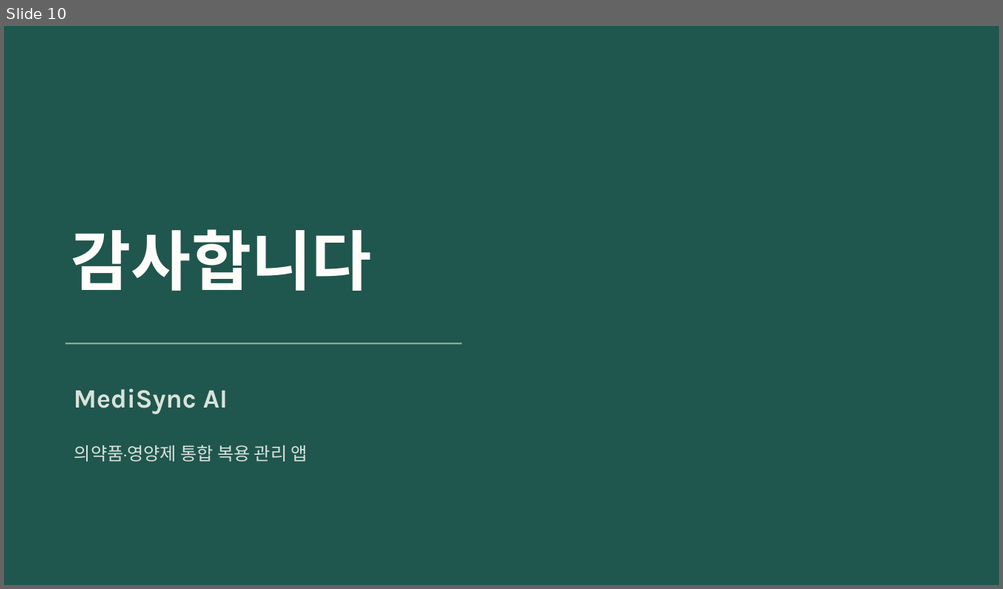
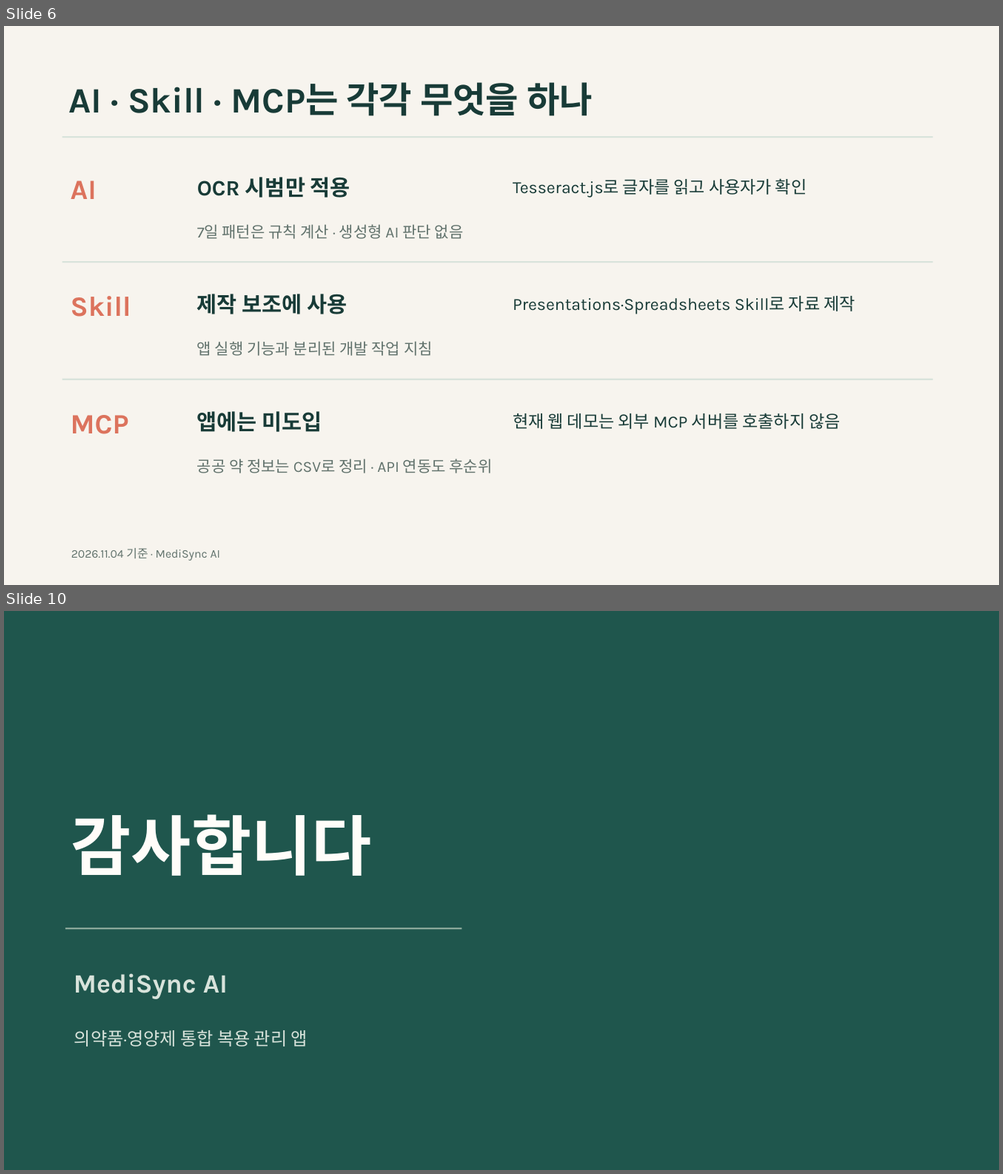
Before and after one commit to chanwoo03/TOC, a slide deck: docs/downloads/MediSync-AI.pptx. Shown one above the other, each under a label of ours: slide 10 before the commit, slides 6 and 10 after it; the slides between them are not shown. The pictures are 1003x589 and 1003x1174 pixels, drawn with LibreOffice and Linux fonts; fonts in the diff are those of the drawing. Boxes give left, top, right and bottom in pixels: in the first picture for what was removed or moved away, otherwise in the second. Text is boxed around its words. In the diff, an @@ line names an element or a change of style, - is before the commit and + after.

Commit message:
Update MediSync weekly presentation

```diff
--- a/docs/downloads/MediSync-AI.pptx
+++ b/docs/downloads/MediSync-AI.pptx
@@ slide 6 added at (x1=4, y1=26, x2=999, y2=585), background #F7F4EE @@
@@ text added at (x1=69, y1=82, x2=592, y2=116), 34.5 pt, text #183B37, bold @@
+AI · Skill · MCP는 각각 무엇을 하나
@@ rectangle added at (x1=62, y1=136, x2=933, y2=138), fill #D8E3DB @@
@@ text added at (x1=71, y1=181, x2=96, y2=199), 27 pt, text #DC735D, bold @@
+AI
@@ text added at (x1=197, y1=177, x2=350, y2=198), 21 pt, text #183B37, bold @@
+OCR 시범만 적용
@@ text added at (x1=512, y1=178, x2=806, y2=197), 16.5 pt, text #183B37 @@
+Tesseract.js로 글자를 읽고 사용자가 확인
@@ text added at (x1=197, y1=224, x2=464, y2=239), 15 pt, text #61726C @@
+7일 패턴은 규칙 계산 · 생성형 AI 판단 없음
@@ rectangle added at (x1=62, y1=262, x2=933, y2=264), fill #D8E3DB @@
@@ text added at (x1=71, y1=296, x2=131, y2=317), 27 pt, text #DC735D, bold @@
+Skill
@@ text added at (x1=197, y1=294, x2=347, y2=315), 21 pt, text #183B37, bold @@
+제작 보조에 사용
@@ text added at (x1=512, y1=296, x2=854, y2=315), 16.5 pt, text #183B37 @@
+Presentations·Spreadsheets Skill로 자료 제작
@@ text added at (x1=197, y1=341, x2=432, y2=356), 15 pt, text #61726C @@
+앱 실행 기능과 분리된 개발 작업 지침
@@ rectangle added at (x1=62, y1=379, x2=933, y2=380), fill #D8E3DB @@
@@ text added at (x1=71, y1=415, x2=129, y2=434), 27 pt, text #DC735D, bold @@
+MCP
@@ text added at (x1=197, y1=412, x2=322, y2=432), 21 pt, text #183B37, bold @@
+앱에는 미도입
@@ text added at (x1=512, y1=413, x2=839, y2=429), 16.5 pt, text #183B37 @@
+현재 웹 데모는 외부 MCP 서버를 호출하지 않음
@@ text added at (x1=197, y1=459, x2=492, y2=474), 15 pt, text #61726C @@
+공공 약 정보는 CSV로 정리 · API 연동도 후순위
@@ text added at (x1=71, y1=548, x2=220, y2=561), 11.2 pt, text #61726C @@
+2026.11.04 기준 · MediSync AI
```
Also in this commit, not shown: 2 slides changed, 6 other slides added, 7 slides removed, 26 other files.
